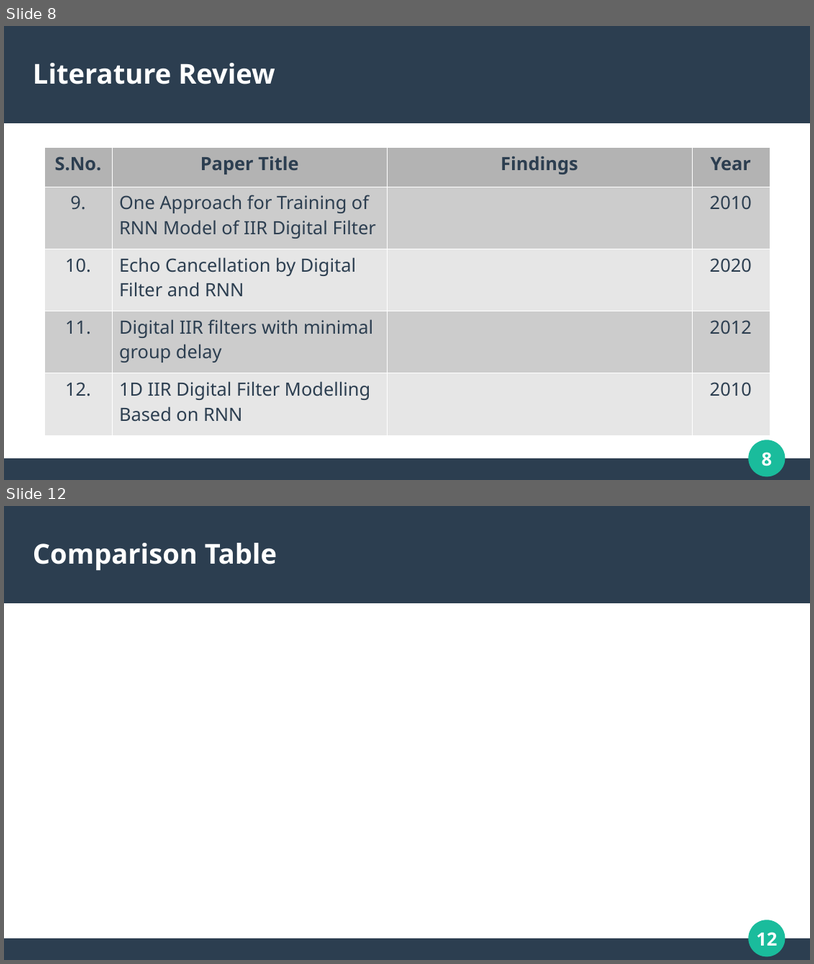
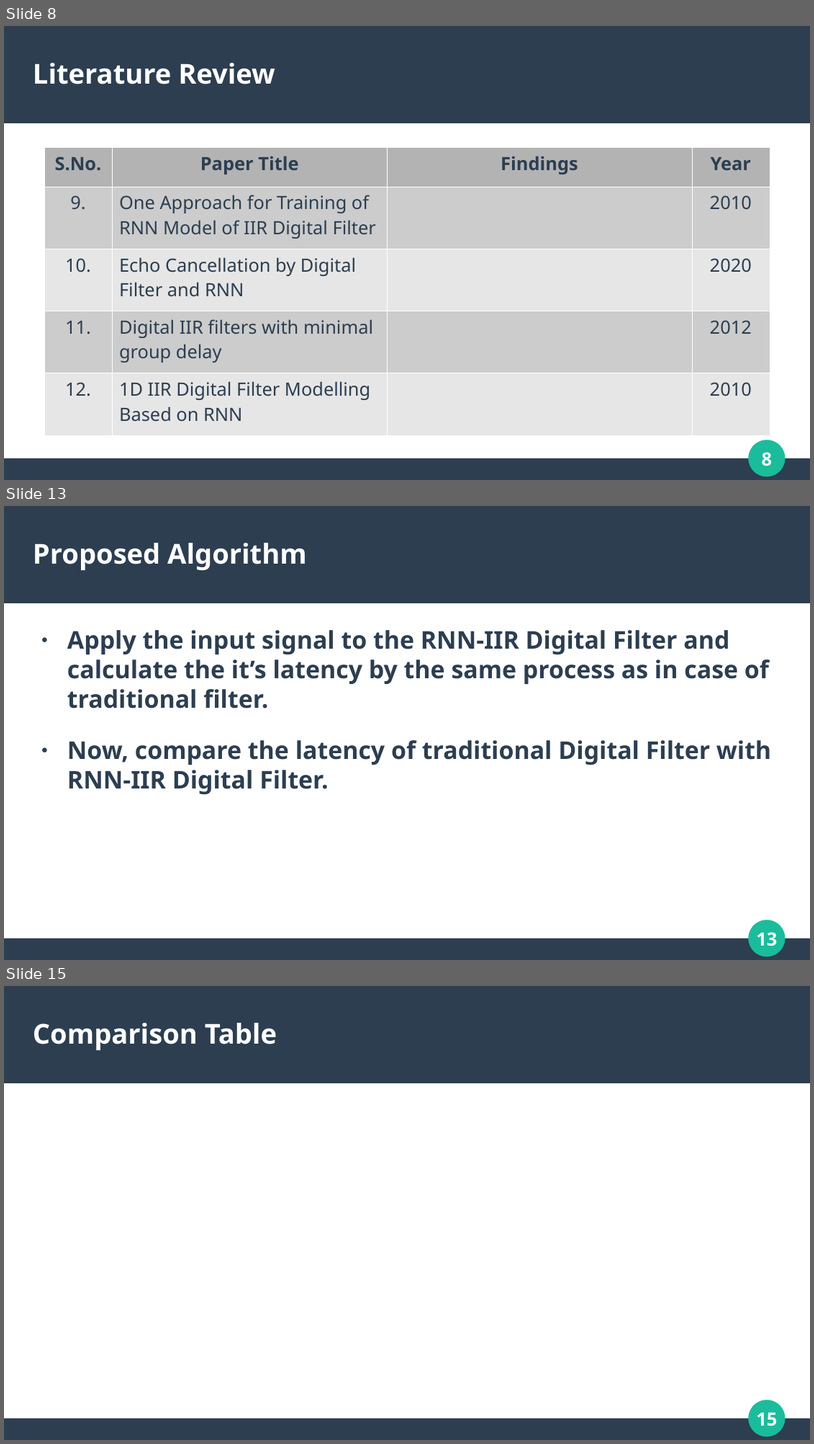
Before and after one commit to mohitlabs/Research, a slide deck: A Low Latency Digital Filter using Recurrent Neural Network/PPT/Presentation.pptx. Shown one above the other, each under a label of ours: slides 8 and 12 before the commit, slides 8, 13 and 15 after it; the slides between them are not shown. The pictures are 814x964 and 814x1444 pixels, drawn with LibreOffice and Linux fonts; fonts in the diff are those of the drawing. Boxes give left, top, right and bottom in pixels: in the first picture for what was removed or moved away, otherwise in the second. Text is boxed around its words. In the diff, an @@ line names an element or a change of style, - is before the commit and + after.

```diff
--- a/A Low Latency Digital Filter using Recurrent Neural Network/PPT/Presentation.pptx
+++ b/A Low Latency Digital Filter using Recurrent Neural Network/PPT/Presentation.pptx
@@ slide 13 added at bbox=[4, 506, 810, 960], background #FFFFFF; not listed: 4 template elements that a slide beside it also shows @@
@@ title added at bbox=[33, 543, 306, 570], 27 pt, text #FFFFFF, bold @@
+Proposed Algorithm
@@ text added at bbox=[67, 630, 772, 794], 24 pt, text #2C3E50, bold @@
+● Apply the input signal to the RNN-IIR Digital Filter and calculate the it’s latency by the same process as in case of traditional filter.
+● Now, compare the latency of traditional Digital Filter with RNN-IIR Digital Filter.
@@ what was slide 12 is now slide 15 @@
@@ page number at bbox=[756, 1412, 777, 1426]: text changed @@
-12
+15
```
Also in this commit, not shown: 4 slides changed, 2 other slides added, 1 slide removed.
